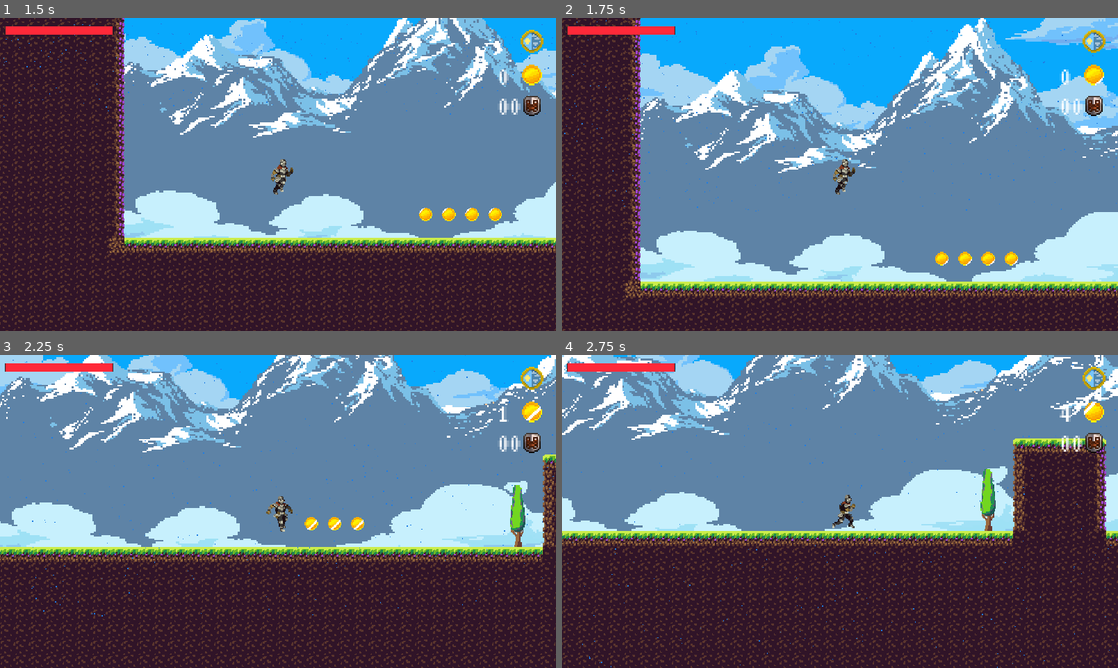
Above: before the commit, frames 1-4 (two rows, left to right).
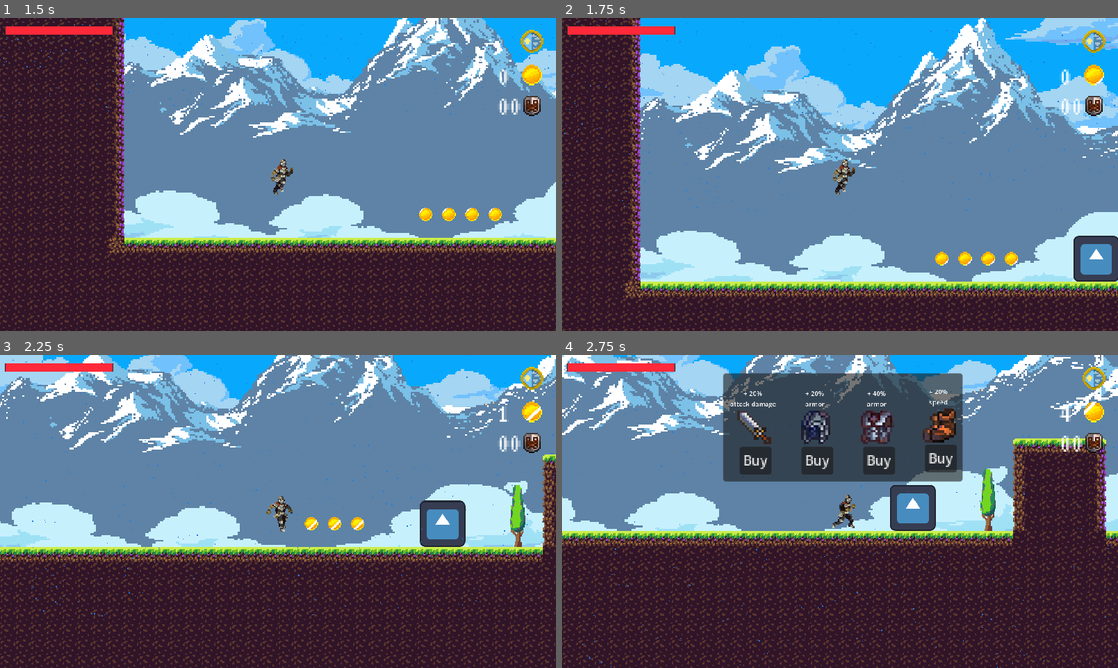
Above: after the commit, the same moments.

Repository: timowenz/stormbringer-trials
Game: Godot game, scene res://scenes/TestScene.tscn
Two runs of this game, one before a commit and one after it. Both use one fixed random seed, a clock stepped at 60 frames per second and the inputs below. This scene is started directly instead of the project's main scene. The engine's default icon, where the game draws it, is replaced by a stand-in: a white triangle on a blue panel in a dark square.
Inputs (mouse positions are in pixels of both pictures, inside the frame that each line leads up to):
- Up to frame 1 (1.5 s): click (533, 39) at 0.5 s; tap Enter (ui_accept) at 1.25 s; hold Right (ui_right) from 1.28 s (still down); tap Q (attack) at 1.35 s
- Up to frame 2 (1.75 s): keep holding Right (ui_right); tap Enter (ui_accept) at 1.52 s
- Up to frame 3 (2.25 s): keep holding Right (ui_right); tap Q (attack) at 2.1 s
- Up to frame 4 (2.75 s): keep holding Right (ui_right); tap Enter (ui_accept) at 2.27 s

Frame 1 is identical in both runs. In frame 2, 1.2% of the frame differs, in the area x 92-100%, y 69-85%; in frame 3, 1.2%; in frame 4, 16%, in the area x 28-73%, y 5-57%.

Commit message:
trader progress

Diff:
--- a/scenes/TestScene.tscn
+++ b/scenes/TestScene.tscn
@@ -21,8 +21,15 @@
 [ext_resource type="PackedScene" uid="uid://ccrscj7aj4wtc" path="res://scenes/WonScreen.tscn" id="16_tk14o"]
 [ext_resource type="Texture2D" uid="uid://covi8uf5gvly5" path="res://assets/Free RPG asset Pack/PACK/separate files/shield_02.png" id="17_01e02"]
 [ext_resource type="PackedScene" uid="uid://b0vo331jnx4uy" path="res://scenes/GameOver.tscn" id="17_dq3xh"]
+[ext_resource type="Texture2D" uid="uid://dvki88sr5wc7w" path="res://assets/icon.svg" id="18_8pvsc"]
 [ext_resource type="PackedScene" uid="uid://cmva44s7chgwy" path="res://scenes/PauseScreen.tscn" id="18_a33hq"]
+[ext_resource type="Texture2D" uid="uid://cc85jtm84cf0r" path="res://assets/Free RPG asset Pack/PACK/separate files/sword_01.png" id="18_wtltt"]
+[ext_resource type="Texture2D" uid="uid://cga320uwwu7qb" path="res://assets/Free RPG asset Pack/PACK/separate files/headgear_01.png" id="19_cywa4"]
+[ext_resource type="Texture2D" uid="uid://dpkrkbln7nuvg" path="res://assets/Free RPG asset Pack/PACK/separate files/iron_armor.png" id="20_n4hm8"]
+[ext_resource type="Texture2D" uid="uid://blvv1w5y2dak4" path="res://assets/Free RPG asset Pack/PACK/separate files/leather_boots_01.png" id="21_k0kxb"]
 [ext_resource type="PackedScene" uid="uid://ctjkmcum0r7bm" path="res://scenes/coin.tscn" id="22_ij715"]
+
+[sub_resource type="RectangleShape2D" id="RectangleShape2D_40208"]
 
 [sub_resource type="TileSetAtlasSource" id="TileSetAtlasSource_wcxmo"]
 texture = ExtResource("3_g4epo")
@@ -563,6 +570,17 @@
 [node name="Game" type="Node2D"]
 script = ExtResource("1_kvokn")
 
+[node name="Area2D" type="Area2D" parent="."]
+position = Vector2(472, 264)
+
+[node name="Trader" type="Sprite2D" parent="Area2D"]
+scale = Vector2(0.372137, 0.372137)
+texture = ExtResource("18_8pvsc")
+
+[node name="CollisionShape2D" type="CollisionShape2D" parent="Area2D"]
+scale = Vector2(7.75803, 4.60004)
+shape = SubResource("RectangleShape2D_40208")
+
 [node name="WeatherMechanics" type="Node2D" parent="."]
 script = ExtResource("2_fl8lx")
 
@@ -682,6 +700,106 @@
 theme_override_font_sizes/font_size = 20
 text = "00"
 
+[node name="Shop" type="Panel" parent="Player"]
+unique_name_in_owner = true
+visible = false
+offset_left = -120.0
+offset_top = -146.0
+offset_right = 128.0
+offset_bottom = -34.0
+
+[node name="Sprite2D4" type="Sprite2D" parent="Player/Shop"]
+position = Vector2(32, 56)
+scale = Vector2(2.5, 2.5)
+texture = ExtResource("18_wtltt")
+
+[node name="Label" type="Label" parent="Player/Shop/Sprite2D4"]
+offset_left = -9.60001
+offset_top = -16.0
+offset_right = 105.4
+offset_bottom = 33.0
+scale = Vector2(0.166603, 0.166603)
+text = "+ 20%
+attack damage"
+horizontal_alignment = 1
+
+[node name="Button" type="Button" parent="Player/Shop/Sprite2D4"]
+offset_left = -6.40001
+offset_top = 8.0
+offset_right = 31.6
+offset_bottom = 39.0
+scale = Vector2(0.347444, 0.359923)
+text = "Buy"
+
+[node name="Sprite2D" type="Sprite2D" parent="Player/Shop"]
+position = Vector2(96, 56)
+scale = Vector2(2.5, 2.5)
+texture = ExtResource("19_cywa4")
+
+[node name="Label" type="Label" parent="Player/Shop/Sprite2D"]
+offset_left = -9.60001
+offset_top = -16.0
+offset_right = 105.4
+offset_bottom = 33.0
+scale = Vector2(0.166603, 0.166603)
+text = "+ 20%
+armor"
+horizontal_alignment = 1
+
+[node name="Button" type="Button" parent="Player/Shop/Sprite2D"]
+offset_left = -6.40001
+offset_top = 8.0
+offset_right = 31.6
+offset_bottom = 39.0
+scale = Vector2(0.347444, 0.359923)
+text = "Buy"
+
+[node name="Sprite2D2" type="Sprite2D" parent="Player/Shop"]
+position = Vector2(160, 56)
+scale = Vector2(2.5, 2.5)
+texture = ExtResource("20_n4hm8")
+
+[node name="Label" type="Label" parent="Player/Shop/Sprite2D2"]
+offset_left = -9.60001
+offset_top = -16.0
+offset_right = 105.4
+offset_bottom = 33.0
+scale = Vector2(0.166603, 0.166603)
+text = "+ 40%
+armor"
+horizontal_alignment = 1
+
+[node name="Button" type="Button" parent="Player/Shop/Sprite2D2"]
+offset_left = -6.40001
+offset_top = 8.0
+offset_right = 31.6
+offset_bottom = 39.0
+scale = Vector2(0.347444, 0.359923)
+text = "Buy"
+
+[node name="Sprite2D3" type="Sprite2D" parent="Player/Shop"]
+position = Vector2(224, 54)
+scale = Vector2(2.5, 2.48257)
+texture = ExtResource("21_k0kxb")
+
+[node name="Label" type="Label" parent="Player/Shop/Sprite2D3"]
+offset_left = -9.60001
+offset_top = -16.0
+offset_right = 105.4
+offset_bottom = 33.0
+scale = Vector2(0.166603, 0.166603)
+text = "+ 20%
+speed"
+horizontal_alignment = 1
+
+[node name="Button" type="Button" parent="Player/Shop/Sprite2D3"]
+offset_left = -6.40001
+offset_top = 8.0
+offset_right = 31.6
+offset_bottom = 39.0
+scale = Vector2(0.347444, 0.359923)
+text = "Buy"
+
 [node name="Mockup2x" type="Sprite2D" parent="."]
 visible = false
 modulate = Color(1, 1, 1, 0.172549)
@@ -720,6 +838,8 @@
 [node name="Coin4" parent="." instance=ExtResource("22_ij715")]
 position = Vector2(384, 264)
 
+[connection signal="body_entered" from="Area2D" to="Player" method="_on_trader_body_entered"]
+[connection signal="body_exited" from="Area2D" to="Player" method="_on_trader_body_exited"]
 [connection signal="pressed" from="Player/WeatherButton" to="WeatherMechanics" method="_on_weather_button_pressed"]
 [connection signal="body_entered" from="Coin" to="Player" method="_on_coin_body_entered"]
 [connection signal="body_entered" from="Coin2" to="Player" method="_on_coin_body_entered"]
--- /dev/null
+++ b/scenes/Trader.gd
@@ -0,0 +1,11 @@
+extends Area2D
+
+
+# Called when the node enters the scene tree for the first time.
+func _ready():
+	pass # Replace with function body.
+
+
+# Called every frame. 'delta' is the elapsed time since the previous frame.
+func _process(delta):
+	pass
--- a/scripts/Player.gd
+++ b/scripts/Player.gd
@@ -285,3 +285,14 @@
 	print("Coin collected")
 	coins+=1
 	pass
+
+func _on_trader_body_entered(body):
+	if(body.name == "Player"):
+		%Shop.visible = true
+	pass # Replace with function body.
+
+
+func _on_trader_body_exited(body):
+	if(body.name == "Player"):
+		%Shop.visible = false
+	pass # Replace with function body.
Not shown: 1 places in scenes/TestScene.tscn that only renumber resources
